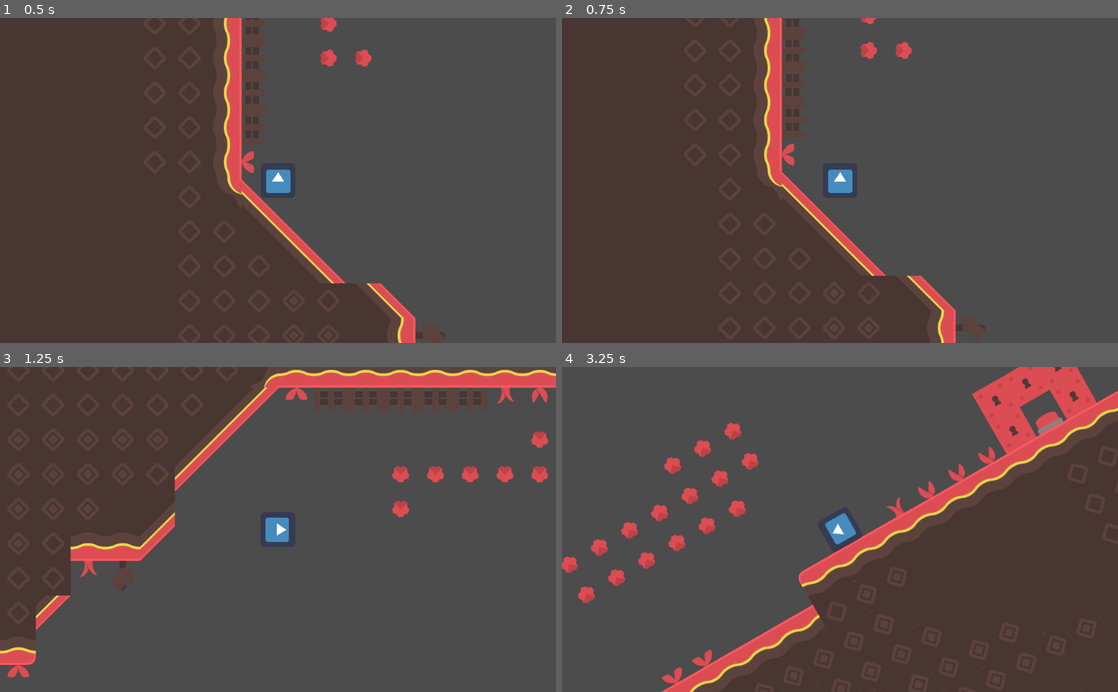
Above: before the commit, frames 1-4 (two rows, left to right).
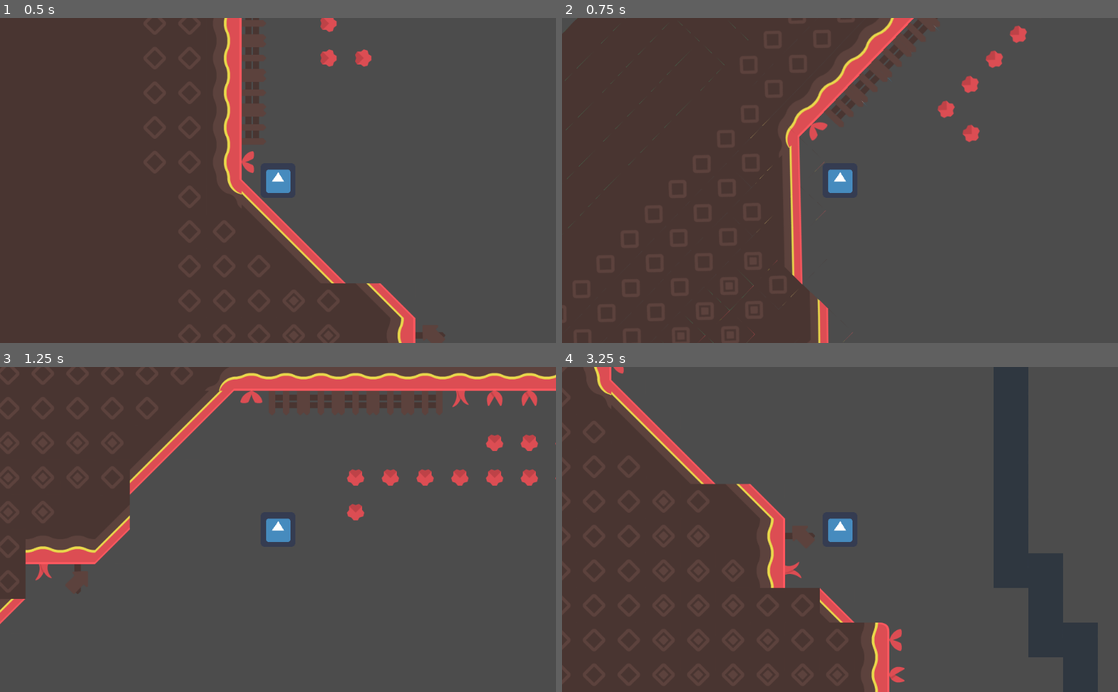
Above: after the commit, the same moments.

Repository: sin3point14/ggj-2020
Game: Godot game, scene res://World.tscn
The game is run twice, just before and just after one commit, with the same random seed, the same clock (stepped at 60 frames per second) and the same inputs. The engine's default icon, where the game draws it, is replaced by a stand-in: a white triangle on a blue panel in a dark square.
Inputs:
- Up to frame 1 (0.5 s): no input
- Up to frame 2 (0.75 s): hold Right (ui_right) from 0.53 s (still down); tap E (rotate, bound only after the commit) at 0.6 s
- Up to frame 3 (1.25 s): keep holding Right (ui_right); tap Up (ui_up) at 0.77 s; tap R (rotate, bound only before the commit) at 0.8 s
- Up to frame 4 (3.25 s): tap R (rotate, bound only before the commit) at 1.35, 3.05 s; tap Up (ui_up) at 1.52, 3.02 s; tap Q (rotate_anti, bound only after the commit) at 1.55, 2.1 s; release Right (ui_right) at 2.03 s; hold Left (ui_left) 2.03-2.78 s; tap E (rotate, bound only after the commit) at 2.3, 2.85 s; hold Right (ui_right) from 2.78 s (still down)

Frame 1 is identical in both runs. In frame 2, 12% of the frame differs, in the area x 0-84%, y 0-100%; in frame 3, 11%; in frame 4, 60%, in the area x 0-100%, y 0-100%.

Commit message:
fix sprite rotation

Diff:
--- a/World.gd
+++ b/World.gd
@@ -8,24 +8,43 @@
 #func _ready():
 #	pass # Replace with function body.
 var rot = 0
-var is_rotating = false;
+var is_rotating = 0;
 var init_rot
 var rot_speed = rad2deg(0.1)  # 30 deg/sec
 var final_rot
 
+onready var player = get_node("test")
+
 func _process(delta):
-	if Input.is_action_just_pressed("rotate") and is_rotating == false:
-		is_rotating = true
+	if Input.is_action_just_pressed("rotate") and is_rotating == 0:
+		is_rotating = 1
 		init_rot = rot
 		final_rot = init_rot+deg2rad(90)
-	if is_rotating == true:
+	if is_rotating == 1:
 		if rot < init_rot + deg2rad(90):
 			var delta_rot = rot_speed * delta
 			rot += delta_rot
 			rotate(delta_rot)
+			player.rotate(-delta_rot)
 		else:
 			rotate(final_rot - rot)
-			is_rotating = false
+			player.rotate(rot - final_rot)
+			is_rotating = 0
+	if Input.is_action_just_pressed("rotate_anti") and is_rotating == 0:
+		is_rotating = -1
+		init_rot = rot
+		final_rot = init_rot-deg2rad(90)
+	if is_rotating == -1:
+		if rot > init_rot - deg2rad(90):
+			var delta_rot = -rot_speed * delta
+			rot += delta_rot
+			rotate(delta_rot)
+			player.rotate(-delta_rot)
+
+		else:
+			rotate(final_rot - rot)
+			player.rotate(rot - final_rot)
+			is_rotating = 0
 
 # Called every frame. 'delta' is the elapsed time since the previous frame.
 #func _process(delta):
--- a/World.tscn
+++ b/World.tscn
@@ -1125,6 +1125,9 @@
 [node name="World" type="Node2D"]
 position = Vector2( 370, 230 )
 script = ExtResource( 1 )
+__meta__ = {
+"_edit_lock_": true
+}
 
 [node name="TileMap" type="TileMap" parent="."]
 position = Vector2( -114, 26 )
@@ -1135,9 +1138,6 @@
 [node name="test" type="KinematicBody2D" parent="."]
 position = Vector2( -690, 3866 )
 script = ExtResource( 3 )
-__meta__ = {
-"_edit_group_": true
-}
 
 [node name="Sprite" type="Sprite" parent="test"]
 texture = ExtResource( 4 )
@@ -1147,3 +1147,5 @@
 
 [node name="Camera2D" type="Camera2D" parent="test"]
 current = true
+drag_margin_h_enabled = false
+drag_margin_v_enabled = false
--- a/project.godot
+++ b/project.godot
@@ -23,7 +23,12 @@
 
 rotate={
 "deadzone": 0.5,
-"events": [ Object(InputEventKey,"resource_local_to_scene":false,"resource_name":"","device":0,"alt":false,"shift":false,"control":false,"meta":false,"command":false,"pressed":false,"scancode":82,"unicode":0,"echo":false,"script":null)
+"events": [ Object(InputEventKey,"resource_local_to_scene":false,"resource_name":"","device":0,"alt":false,"shift":false,"control":false,"meta":false,"command":false,"pressed":false,"scancode":69,"unicode":0,"echo":false,"script":null)
+ ]
+}
+rotate_anti={
+"deadzone": 0.5,
+"events": [ Object(InputEventKey,"resource_local_to_scene":false,"resource_name":"","device":0,"alt":false,"shift":false,"control":false,"meta":false,"command":false,"pressed":false,"scancode":81,"unicode":0,"echo":false,"script":null)
  ]
 }
 
